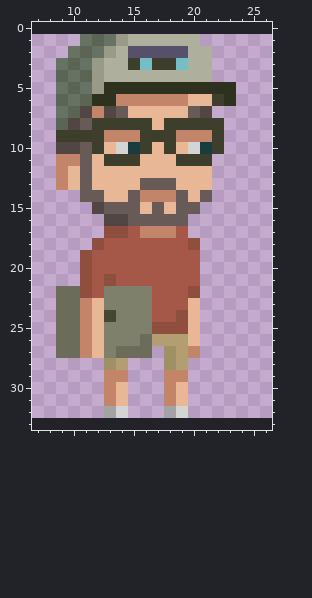
Two states of a pixel-art sprite, portrait.png. This is how it looked before the edit.
The file is 32x32 pixels. Colours within 5 levels of each other are drawn and written as one. Shown: x 7..26, y 0..33. The old version is drawn lined up with the new one, on the new canvas.
After the commit:
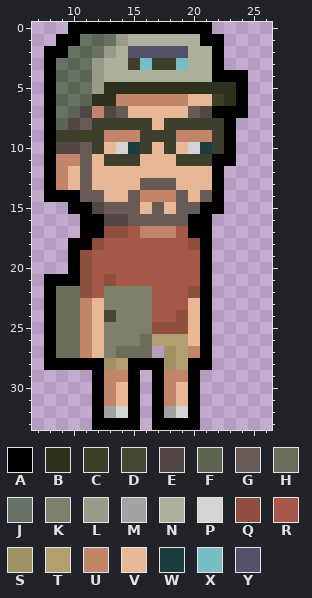
Palette (. is transparent): A #000000  B #2e311d  C #3d3f2c  D #454733  E #514643  F #5c6453  G #685a56  H #6b6d5a  J #657264  K #7e806c  L #999b88  M #a3a3a3  N #aeb09d  P #d4d4d4  Q #8e4f3e  R #a55847  S #9f9066  T #b29e71  U #c28569  V #e8b796  W #193d3f  X #75bec5  Y #56506b
Edits made:
canvas 32x32 -> 34x34, the old top-left corner now at 1,1
Changed rows in their new state; - is an unchanged pixel.
first column x 8:
 0 --AAAAAAAAAAAA---
 1 -AA----------AA--
 2 AA------------A--
 3 A-------------A--
 4 A-------------AAA
 5 A---------------A
 6 A---------------A
 7 A-------------AAA
 8 A--------------A-
 9 A--------------A-
10 A--------------A-
11 A-------------AA-
12 A-------------A--
13 A-------------A--
14 AAA-----------A--
15 --AA---------AA--
16 ---AA-------AA---
17 ---AA-------AA---
18 --AA---------A---
19 --A----------A---
20 --A----------A---
21 AAA----------A---
22 A------------A---
23 A------------A---
24 A------------A---
25 A------------A---
26 A------------A---
27 A------------A---
28 AAAAA--AAA--AA---
29 ----A--A-A--A----
30 ----A--A-A--A----
31 ----A--A-A--A----
32 ----A--A-A--A----
33 ----AAAA-AAAA----
Pixel boxes of the changes (left, top, right, bottom) in both pictures:
added: (44, 22, 248, 430)
